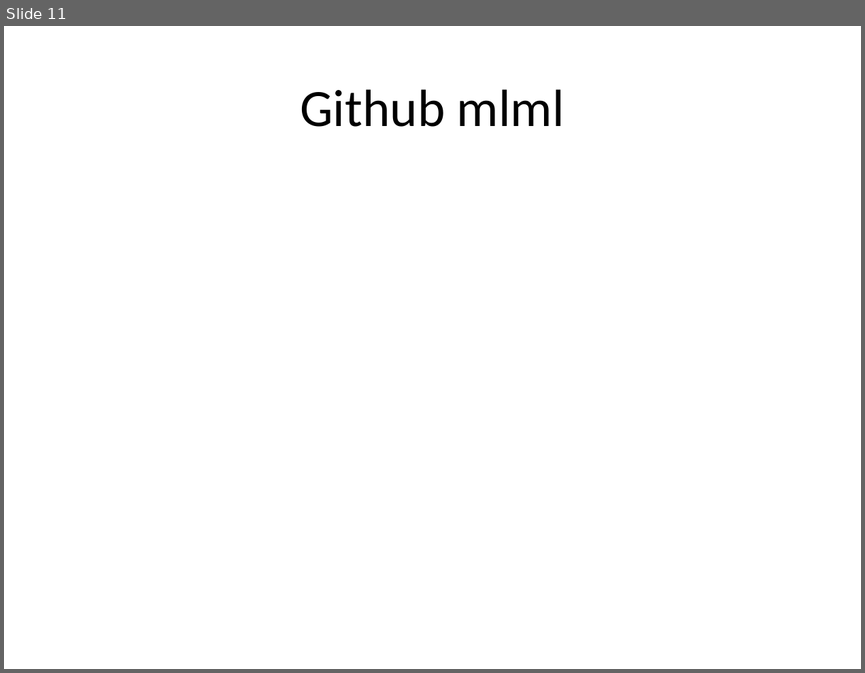
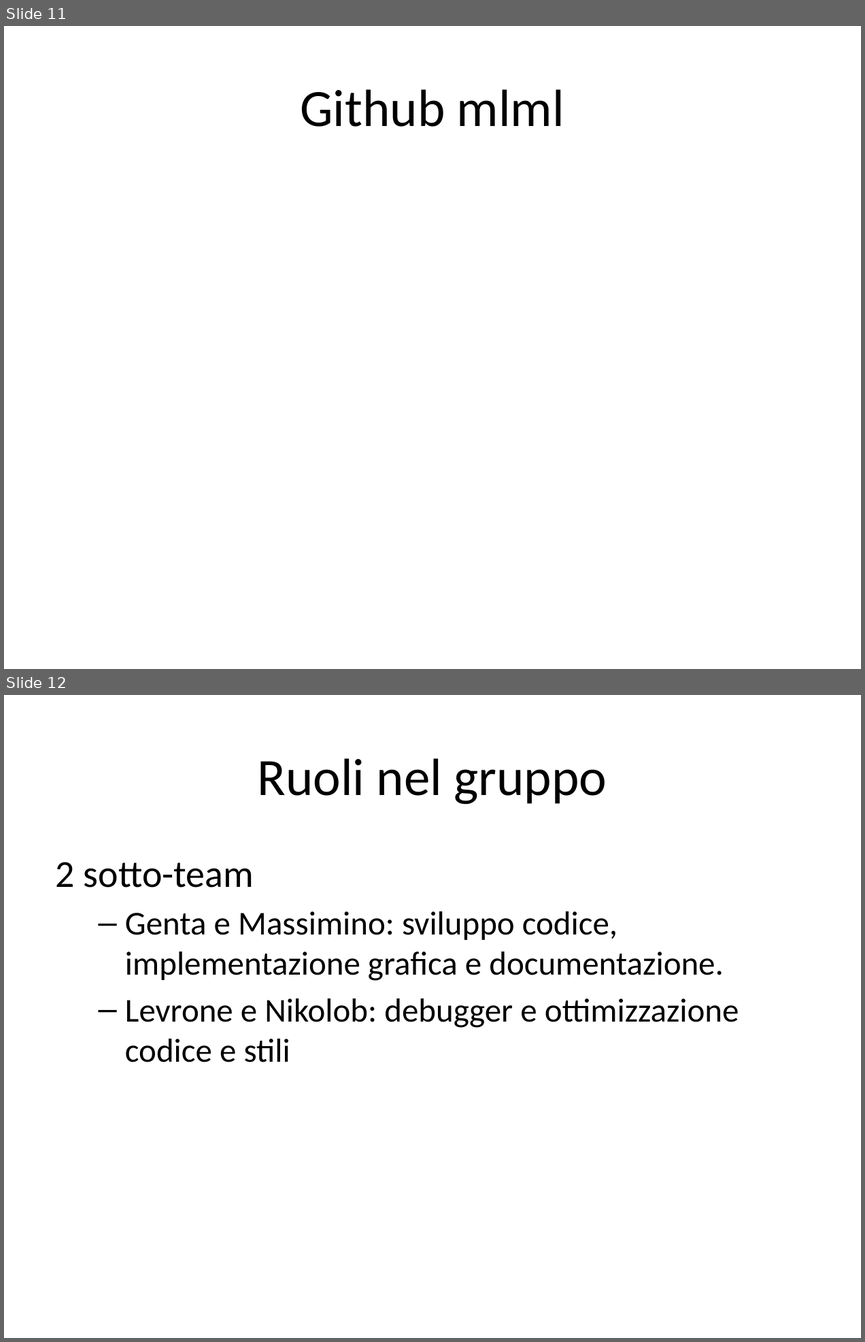
Before and after one commit to danielegenta/ProjectTPSI, a slide deck: Presentazione.pptx. Shown one above the other, each under a label of ours: slide 11 before the commit, slides 11 and 12 after it. The pictures are 865x673 and 865x1342 pixels, drawn with LibreOffice and Linux fonts; fonts in the diff are those of the drawing. Boxes give left, top, right and bottom in pixels: in the first picture for what was removed or moved away, otherwise in the second. Text is boxed around its words. In the diff, an @@ line names an element or a change of style, - is before the commit and + after.

```diff
--- a/Presentazione.pptx
+++ b/Presentazione.pptx
@@ slide 12 added at [4,695,861,1338], background #FFFFFF @@
@@ title added at [257,758,607,804], 44 pt, text #000000 @@
+Ruoli nel gruppo
@@ text added at [56,862,739,1062], 28 pt, text #000000 @@
+2 sotto-team
+  – Genta e Massimino: sviluppo codice, implementazione grafica e documentazione.
+  – Levrone e Nikolob: debugger e ottimizzazione codice e stili
```
Also in this commit, not shown: 2 slides changed, 1 other slide added, 1 slide removed.
